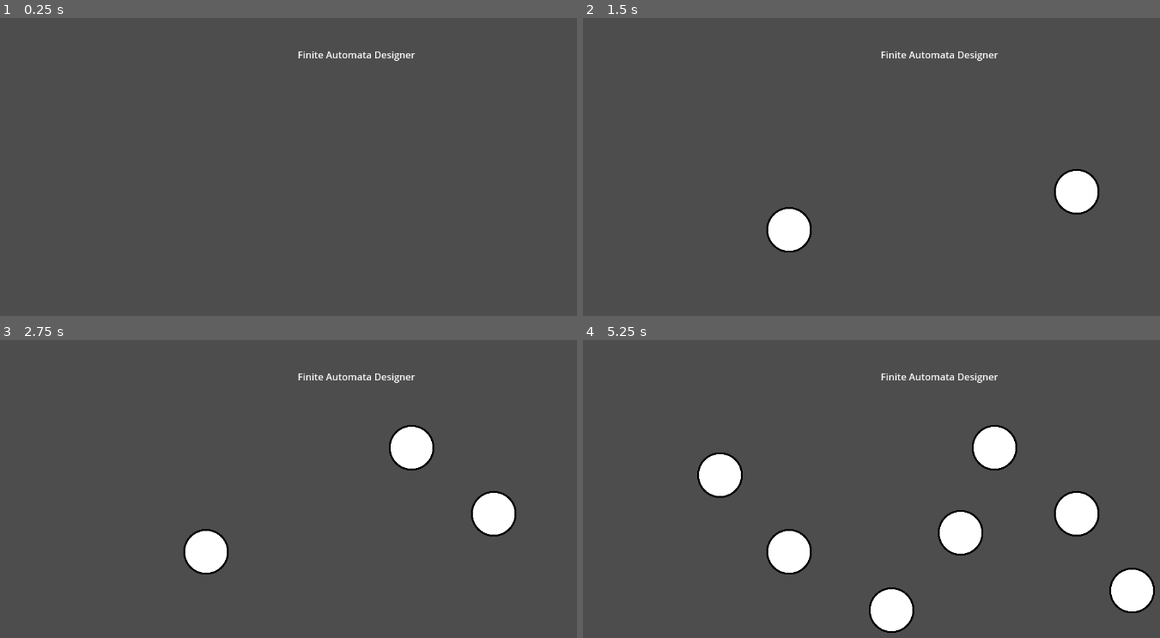
Above: before the commit, frames 1-4 (two rows, left to right).
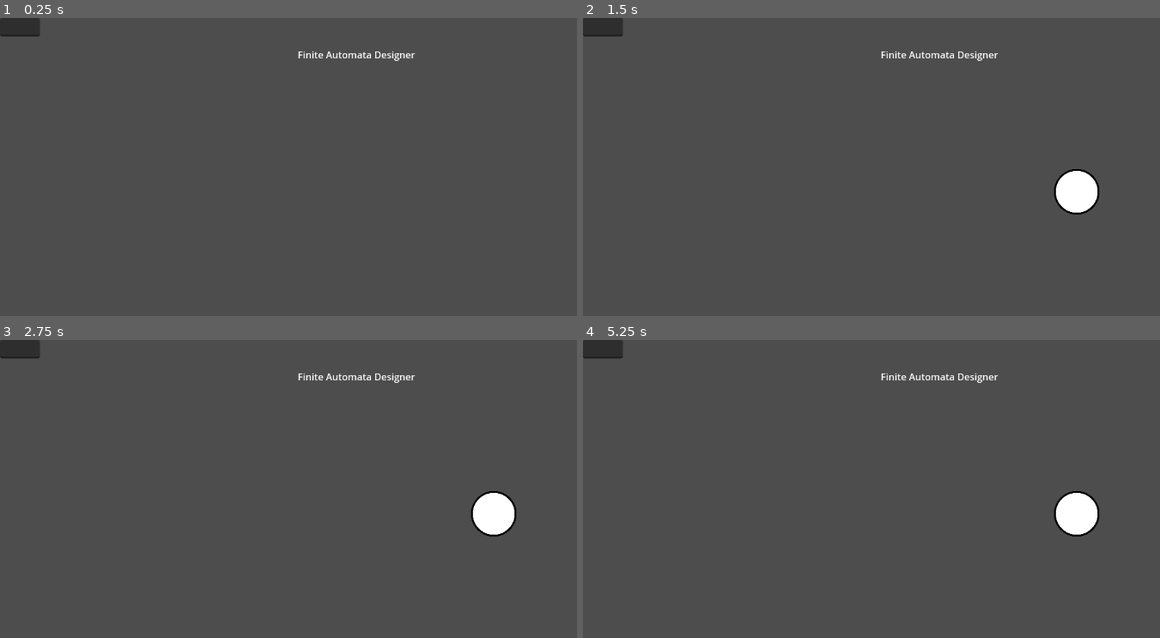
Above: after the commit, the same moments.

Repository: ParthP22/FiniteAutomataDesigner
Game: Godot game, scene res://main.tscn
Same seed, same stepped clock (60 frames per second), same inputs: the game is played once before the commit and once after it.
Inputs (mouse positions are in pixels of both pictures, inside the frame that each line leads up to):
- Up to frame 1 (0.25 s): no input
- Up to frame 2 (1.5 s): tap Enter at 0.5 s; move the mouse to (1079, 190) at 0.52 s; click (1079, 190) at 0.67 s; tap Space at 1.25 s; move the mouse to (790, 229) at 1.27 s; click (790, 229) at 1.42 s
- Up to frame 3 (2.75 s): tap Enter at 2 s; move the mouse to (409, 447) at 2.02 s; click (409, 447) at 2.17 s
- Up to frame 4 (5.25 s): tap Space at 2.75, 4.25 s; move the mouse to (894, 611) at 2.77 s; click (894, 611) at 2.92 s; tap Enter at 3.5 s; move the mouse to (1131, 590) at 3.52 s; click (1131, 590) at 3.67 s; move the mouse to (721, 474) at 4.27 s; click (721, 474) at 4.42 s; move the mouse to (958, 533) at 5.02 s; click (958, 533) at 5.17 s

The runs differ from the first frame. In frame 1, 0.4% of the frame differs, in the area x 0-7%, y 0-7%; in frame 2, 1.4%; in frame 3, 2.3%; in frame 4, 6.1%, in the area x 0-100%, y 0-99%.

Commit message:
text field and spawn fa one at a time until labeled

Diff:
--- a/finite-automata-designer/click_handler.gd
+++ b/finite-automata-designer/click_handler.gd
@@ -1,5 +1,7 @@
 extends Area2D
 var _fa_scene = preload("res://fa_node.tscn") # Load once for efficiency
+var _current_selected_node = null
+var _spawned_and_unlabeled = false
 
 # Called when the node enters the scene tree for the first time.
 func _ready():
@@ -10,14 +12,17 @@
 		spawn_fa_node(get_global_mouse_position())
 
 func spawn_fa_node(mousePos: Vector2):
-	print("Node clicked! Spawning FA!")
-	# instantiate the fa_node scene
-	var fa_instance = _fa_scene.instantiate()
-
-	# set position to mouse
-	fa_instance.position = mousePos
-	#actually spawn the node
-	get_parent().add_child(fa_instance)
+	if !_spawned_and_unlabeled:
+		print("Node clicked! Spawning FA!")
+		# instantiate the fa_node scene
+		var fa_instance = _fa_scene.instantiate()
+		# set position to mouse
+		fa_instance.position = mousePos
+		#actually spawn the node
+		get_parent().add_child(fa_instance)
+		_spawned_and_unlabeled = true
+	else:
+		print("current spawned fa missing label")
 
 # Called every frame. 'delta' is the elapsed time since the previous frame.
 func _process(delta):
--- a/finite-automata-designer/main.tscn
+++ b/finite-automata-designer/main.tscn
@@ -37,3 +37,7 @@
 [node name="CollisionShape2D" type="CollisionShape2D" parent="Area2D"]
 position = Vector2(576, 324)
 shape = SubResource("RectangleShape2D_5rr84")
+
+[node name="LineEdit" type="LineEdit" parent="."]
+offset_right = 67.0625
+offset_bottom = 31.0
